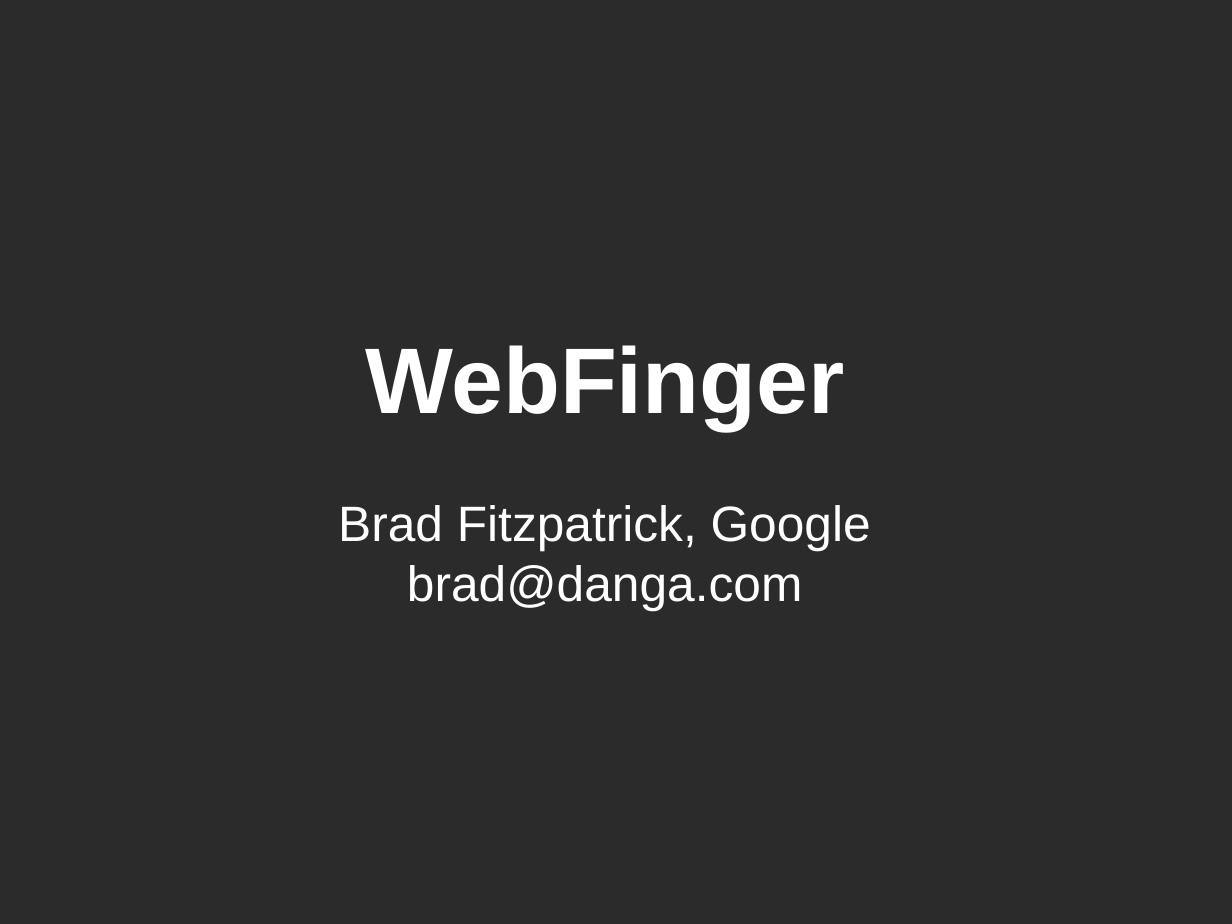
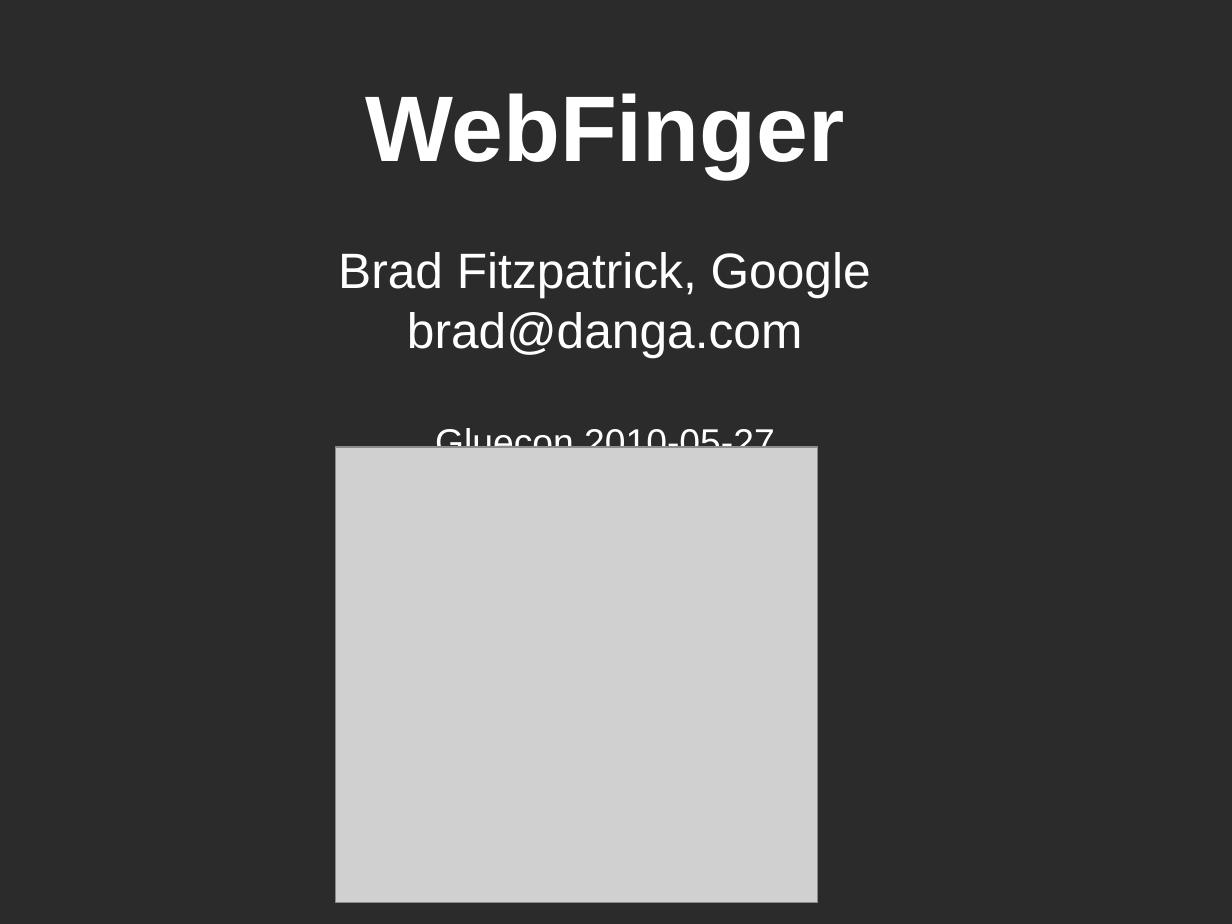
Before and after one commit to bradfitz/talk-gluecon-2010, a slide deck: slide 1 of webfinger.odp. Drawn at 1232x924 pixels with LibreOffice and Linux fonts; fonts in the diff are those of the drawing; grey boxes stand for pictures; background and template pictures are left out; a plain dark background stands for a picture behind light text. Boxes give left, top, right and bottom in pixels: in the first picture for what was removed or moved away, otherwise in the second. Text is boxed around its words. In the diff, an @@ line names an element or a change of style, - is before the commit and + after.

```diff
--- a/webfinger.odp
+++ b/webfinger.odp
@@ subtitle "WebFinger": place and size @@
-subtitle "WebFinger" at (338,345,871,610)
+subtitle "WebFinger" at (338,93,871,448)
@@ picture added at (335,447,817,902) @@
@@ subtitle at (435,426,775,448): paragraph added @@
+Gluecon 2010-05-27
```
Also in this commit, not shown: 4 other slides changed, 13 slides added.
